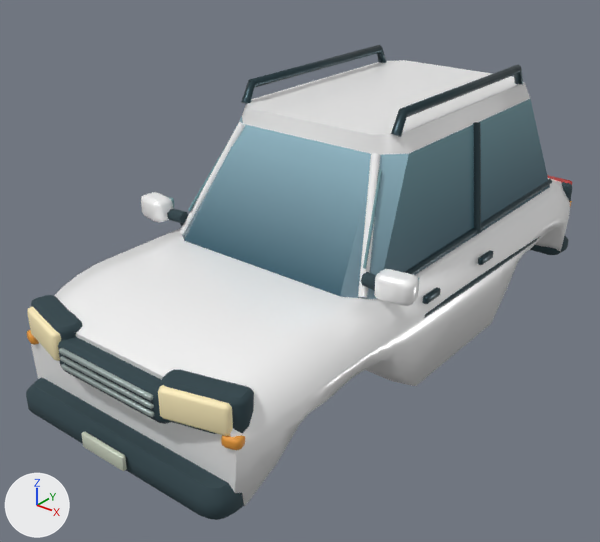
What one commit did to the glTF model assets/models/vehicles/summit.glb.
Both versions are drawn from a 50 mm lens placed at (2.64, -3.72, 2.87), pointed at (-0.12, -0.28, 0.74). The axes (+X, +Y, +Z) are drawn at lower left. The lights are the same throughout. The older version comes first. Vertices at exactly the same position are counted once.

Names of what the first picture shows: 'Chassis', 'Headlamps' and 3 more.
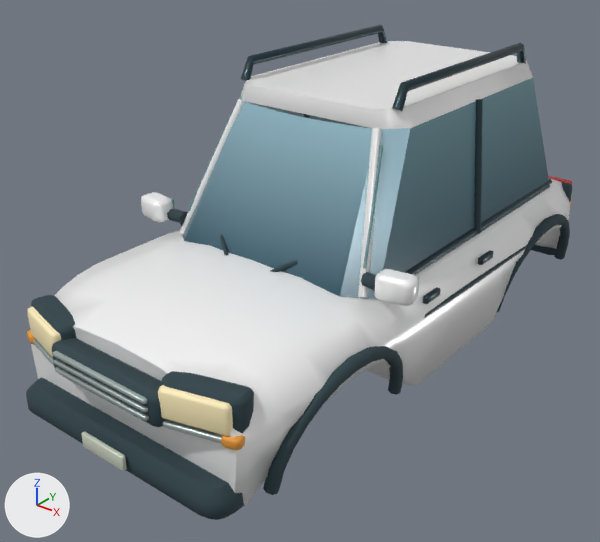
Changed parts and their boxes (x1, y1, x2, y2) in the pictures (600 x 542 px; the box of a moved part takes in the faces that stretch with it):
'Chassis', reshaped: before (26, 45, 572, 520); after (26, 25, 572, 520)
part 1 of me_chassis, moved or reshaped: before (58, 337, 170, 424); after (52, 338, 167, 427)
part 2 of me_chassis, moved or reshaped: before (241, 45, 387, 104); after (241, 25, 387, 81)
part 3 of me_chassis, moved or reshaped: before (391, 65, 524, 137); after (392, 43, 526, 111)
part 4 of me_chassis, moved or reshaped: before (61, 364, 154, 417); after (55, 367, 149, 421)
part 5 of me_chassis, moved or reshaped: before (60, 356, 154, 409); after (54, 359, 148, 413)
part 6 of me_chassis, moved or reshaped: before (59, 348, 153, 400); after (53, 351, 147, 404)
part 7 of me_chassis, added: after (33, 339, 54, 366)
part 8 of me_chassis, added: after (163, 420, 222, 444)
part 9 of me_chassis, added (cyan): after (263, 346, 403, 495)
part 10 of me_chassis, built on: before (179, 60, 550, 299); after (68, 41, 570, 458)
part 11 of me_chassis, edited (looks the same): (31, 183, 569, 506) in both

The change, as a list of edits to the scene's bpy script:
```text
Change me_chassis:
    used by ob_chassis; location = (0.0, 0.0, 0.0)
    remove me_chassis.from_pydata(...)  # 2172 vertices, 4178 faces; spans x -0.92..0.92, y -1.88..2.01, z 0.34..1.8
    add me_chassis.from_pydata(...)  # 2853 vertices, 5498 faces; spans x -0.92..0.92, y -1.88..2.01, z 0.34..1.93
    me_chassis part 1: the loose piece of 72 vertices spanning x -0.37..0.37, y -1.82..-1.68, z 0.71..0.88 is moved by (0.0, -0.03, 0.0)
    me_chassis part 2: the loose piece of 32 vertices spanning x -0.53..-0.47, y -0.31..1.12, z 1.66..1.8 is moved by (0.0, 0.0, 0.13)
    me_chassis part 3: the loose piece of 32 vertices spanning x 0.47..0.53, y -0.31..1.12, z 1.66..1.8 is moved by (0.0, 0.0, 0.13)
    me_chassis part 4: the loose piece of 72 vertices spanning x -0.31..0.31, y -1.83..-1.81, z 0.76..0.78 is moved by (0.0, -0.03, 0.0)
    me_chassis part 5: the loose piece of 72 vertices spanning x -0.31..0.31, y -1.83..-1.81, z 0.8..0.82 is moved by (0.0, -0.03, 0.0)
    me_chassis part 6: the loose piece of 72 vertices spanning x -0.31..0.31, y -1.83..-1.81, z 0.84..0.86 is moved by (0.0, -0.03, 0.0)
    me_chassis part 7: the loose piece of 72 vertices spanning x -0.31..0.31, y -1.83..-1.81, z 0.76..0.78 is copied, and the copy is multiplied about its middle by the matrix ((0.454, 0.382, 0.0), (-0.121, 1.437, 0.0), (0.0, 0.0, 1.236)), then moved by (-0.51, 0.05, -0.02); it spans x -0.66..-0.36, y -1.82..-1.72, z 0.73..0.75
    me_chassis part 8: the loose piece of 72 vertices spanning x -0.31..0.31, y -1.83..-1.81, z 0.76..0.78 is copied, and the copy is multiplied about its middle by the matrix ((0.454, -0.382, 0.0), (0.121, 1.437, 0.0), (0.0, 0.0, 1.236)), then moved by (0.51, 0.05, -0.02); it spans x 0.36..0.66, y -1.82..-1.72, z 0.73..0.75
    me_chassis part 9: a new loose piece of 104 vertices spanning x 0.71..0.85, y -1.59..-0.53, z 0.41..0.88, in mat_rubber
    me_chassis part 10: 70 vertices moved from x -0.81..0.81, y -0.41..1.29, z 0.79..1.68 to x -0.81..0.81, y -0.41..1.29, z 0.79..1.81; 2 vertices removed from x -0.44..0.44, y -0.38, z 1.59; 331 vertices added at x -0.85..0.85, y -1.73..1.73, z 0.41..1.72
    me_chassis part 11: 1191 kept faces spanning x -0.91..0.91, y -1.88..2.01, z 0.36..1.81 get new vertex colours
    other edits to the shape of me_chassis do not show in these pictures
```
